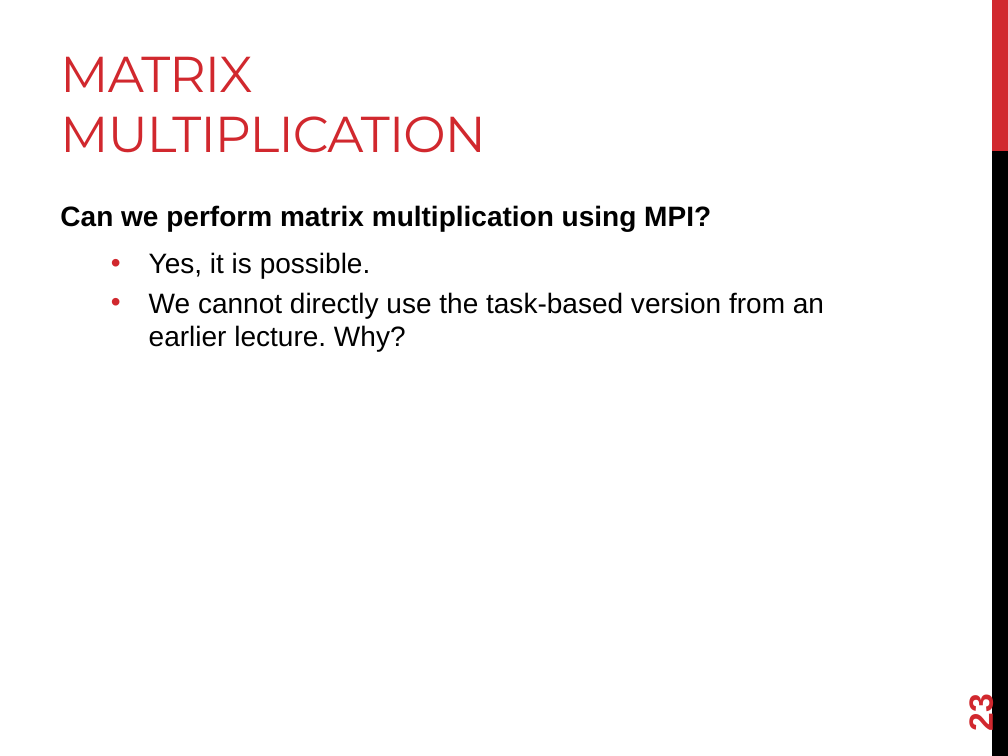
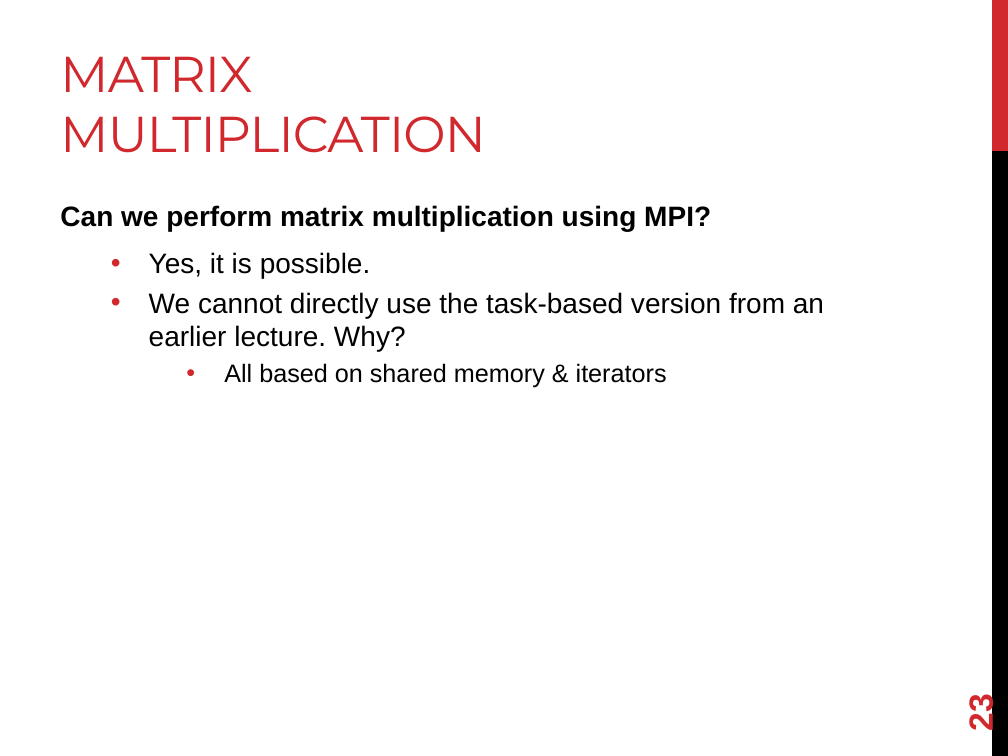
Before and after one commit to joshpeterson/DevelopingConcurrentSoftware, a slide deck: slide 23 of Lectures/Introduction to MPI/Introduction to MPI.pptx. Drawn at 1008x756 pixels with LibreOffice and Linux fonts; fonts in the diff are those of the drawing. Boxes give left, top, right and bottom in pixels: in the first picture for what was removed or moved away, otherwise in the second. Text is boxed around its words. In the diff, an @@ line names an element or a change of style, - is before the commit and + after.

```diff
--- a/Lectures/Introduction to MPI/Introduction to MPI.pptx
+++ b/Lectures/Introduction to MPI/Introduction to MPI.pptx
@@ text at [224,363,667,388]: paragraph added @@
+    • All based on shared memory & iterators
```
Also in this commit, not shown: 6 other slides changed, 33 other files.
